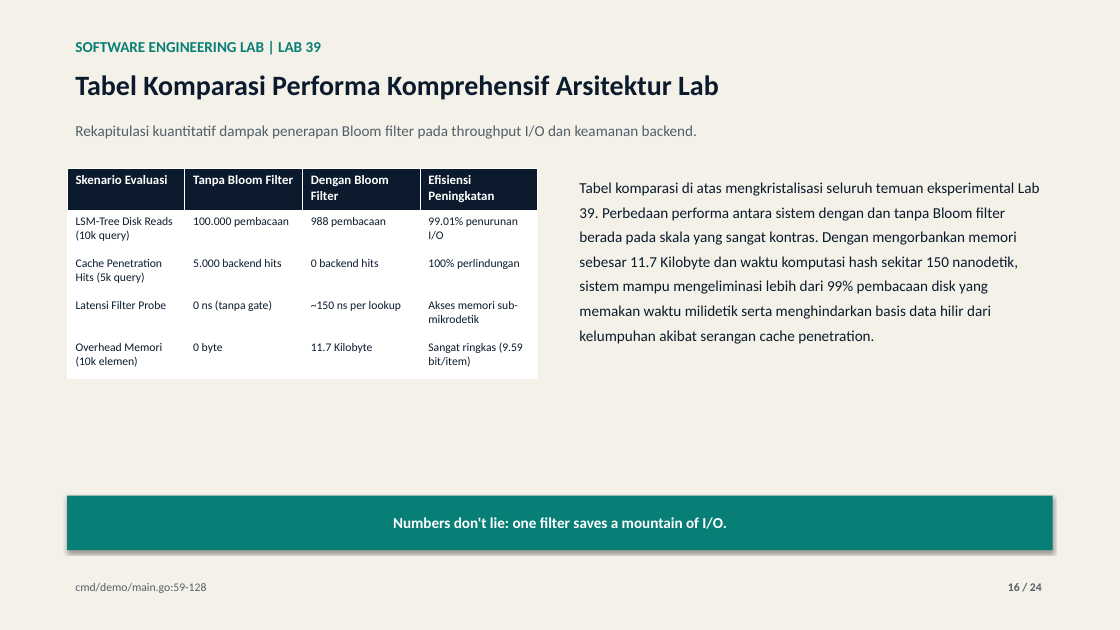
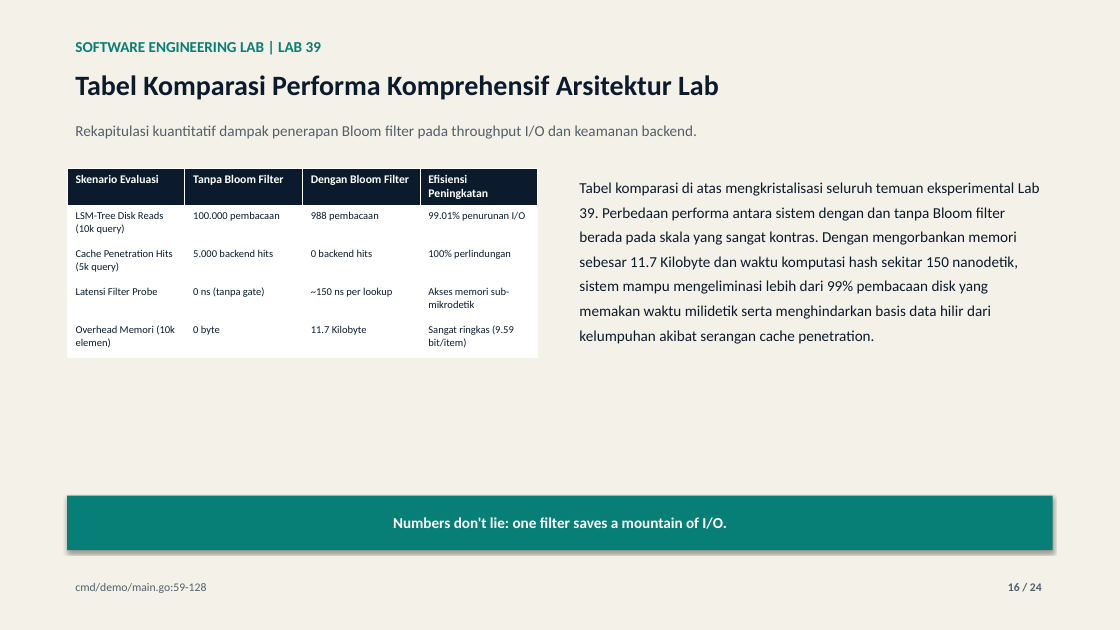
Before and after one commit to lukman-ss/software-engineering-lab, a slide deck: slide 16 of labs/39-bloom-filters/result/linkedin/lab-39-bloom-filters-carousel.pptx. Drawn at 1120x630 pixels with LibreOffice and Linux fonts; fonts in the diff are those of the drawing. Boxes give left, top, right and bottom in pixels: in the first picture for what was removed or moved away, otherwise in the second. Text is boxed around its words. In the diff, an @@ line names an element or a change of style, - is before the commit and + after.

```diff
--- a/labs/39-bloom-filters/result/linkedin/lab-39-bloom-filters-carousel.pptx
+++ b/labs/39-bloom-filters/result/linkedin/lab-39-bloom-filters-carousel.pptx
@@ table at [67,168,538,357] @@
@@ size 11 to 10 pt in "Skenario Evaluasi", "Tanpa Bloom Filter", "Dengan Bloom Filter", "Efisiensi Peningkatan" @@
@@ size 10 to 9 pt in "LSM-Tree Disk Reads (10k query)", "100.000 pembacaan", "988 pembacaan", "99.01% penurunan I/O" and 12 more places @@
```
Also in this commit, not shown: 6 other slides changed, 31 other files.
